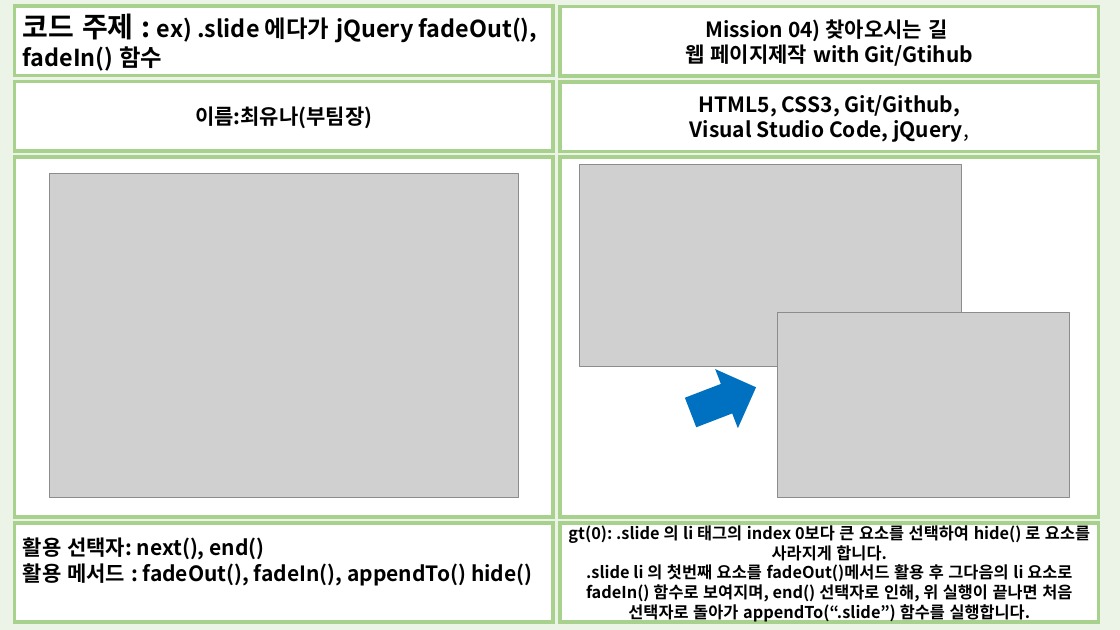
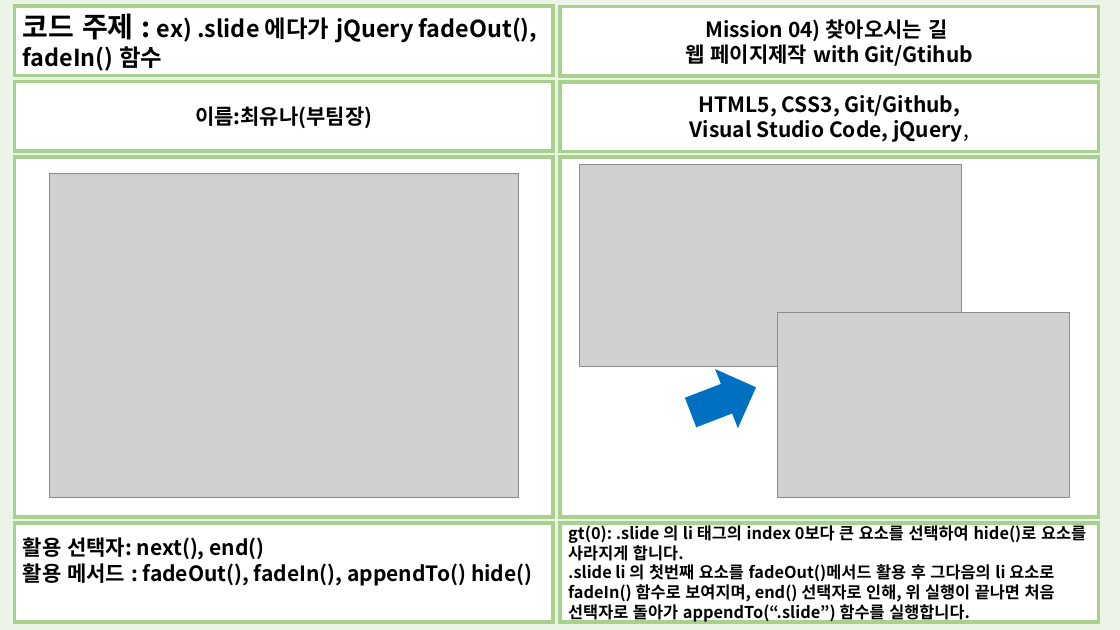
Before and after one commit to woose1390/Mission04_Study4Team, a slide deck: slide 1 of 코드리뷰_yuna.pptx. Drawn at 1120x630 pixels with LibreOffice and Linux fonts; fonts in the diff are those of the drawing; grey boxes stand for pictures. Boxes give left, top, right and bottom in pixels: in the first picture for what was removed or moved away, otherwise in the second. Text is boxed around its words. In the diff, an @@ line names an element or a change of style, - is before the commit and + after.

```diff
--- a/코드리뷰_yuna.pptx
+++ b/코드리뷰_yuna.pptx
@@ text in rectangle at (x1=568, y1=523, x2=1086, y2=561): text changed @@
-gt(0): .slide 의 li 태그의 index 0보다 큰 요소를 선택하여 hide() 로 요소를 사라지게 합니다.
+gt(0): .slide 의 li 태그의 index 0보다 큰 요소를 선택하여 hide()로 요소를 사라지게 합니다.
@@ text in rectangle at (x1=568, y1=562, x2=1055, y2=623): alignment centre to left @@
```
Also in this commit, not shown: 2 other files.
